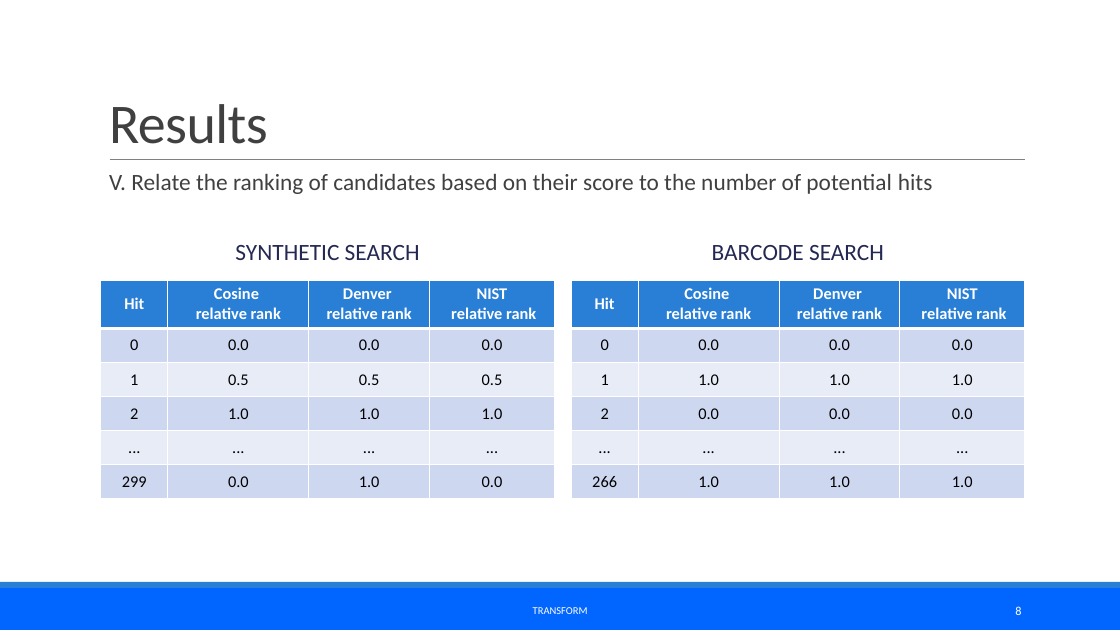
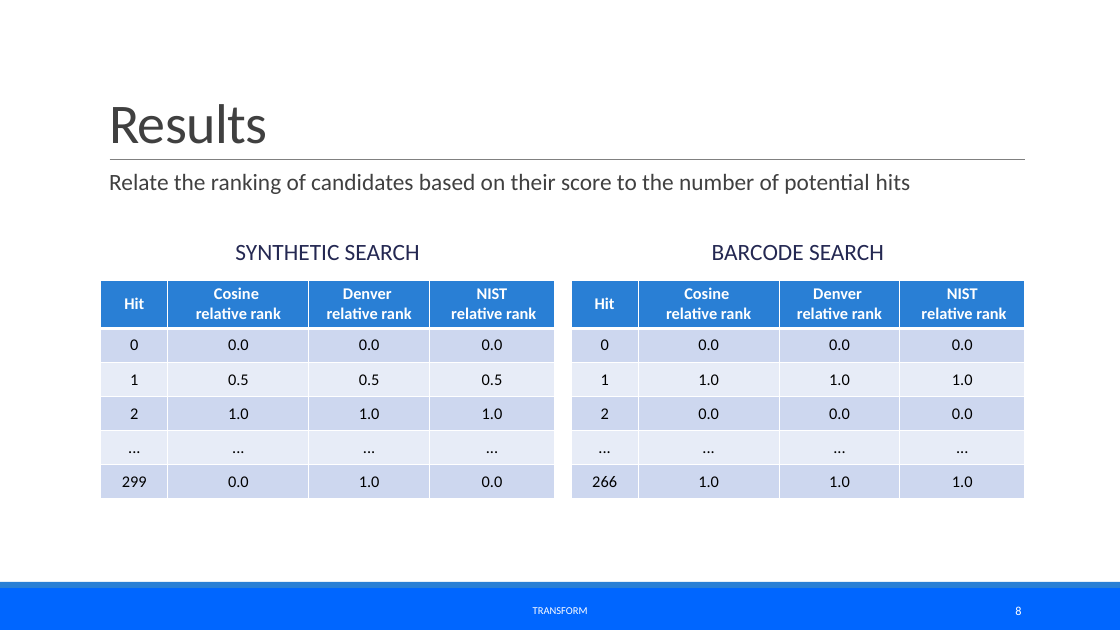
Before and after one commit to jozef1v/MS_Synthetic_Library, a slide deck: slide 8 of Presentation/Prezentácia_MS_Library.pptx. Drawn at 1120x630 pixels with LibreOffice and Linux fonts; fonts in the diff are those of the drawing. Boxes give left, top, right and bottom in pixels: in the first picture for what was removed or moved away, otherwise in the second. Text is boxed around its words. In the diff, an @@ line names an element or a change of style, - is before the commit and + after.

```diff
--- a/Presentation/Prezentácia_MS_Library.pptx
+++ b/Presentation/Prezentácia_MS_Library.pptx
@@ text at bbox=[109, 174, 911, 194]: text changed @@
-  V. Relate the ranking of candidates based on their score to the number of potential hits
+  Relate the ranking of candidates based on their score to the number of potential hits
```
Also in this commit, not shown: 13 other slides changed, 2 slides added, 20 other files.
